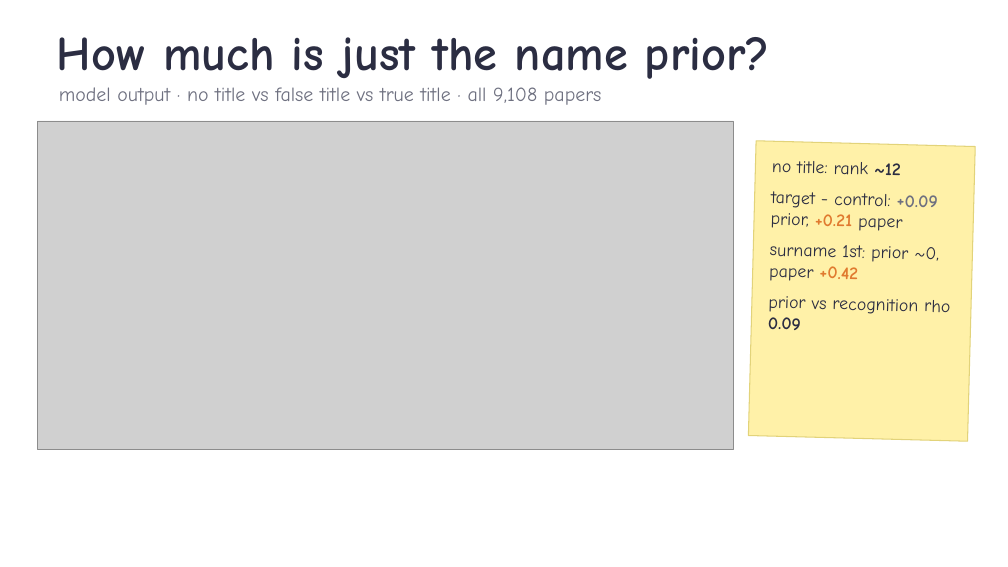
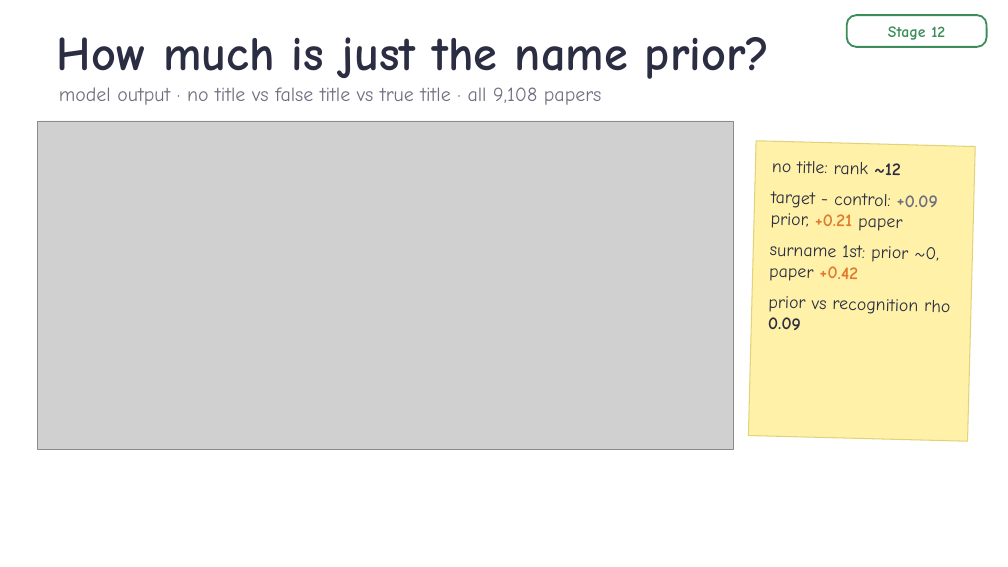
Before and after one commit to ZhiQ1/jlens-authorship-recall, a slide deck: slide 12 of experiment_files/351_stage10/reports/talk/Stage10_author_readout_talk.pptx. Drawn at 1008x567 pixels with LibreOffice and Linux fonts; fonts in the diff are those of the drawing; grey boxes stand for pictures; background and template pictures are left out. Boxes give left, top, right and bottom in pixels: in the first picture for what was removed or moved away, otherwise in the second. Text is boxed around its words. In the diff, an @@ line names an element or a change of style, - is before the commit and + after.

Commit message:
Stage labels everywhere: STAGES.md overview, per-stage READMEs, [Stage X] tags in report and talk; R0-only sensitivity (Stage 10 + 11)

```diff
--- a/experiment_files/351_stage10/reports/talk/Stage10_author_readout_talk.pptx
+++ b/experiment_files/351_stage10/reports/talk/Stage10_author_readout_talk.pptx
@@ rounded rectangle added at <box>847,15,987,47</box>, fill #FFFFFF, outline #3C8D5A 1.75 pt, 15 pt, text #3C8D5A, bold @@
+Stage 12
```
Also in this commit, not shown: 21 other slides changed, 36 other files.
